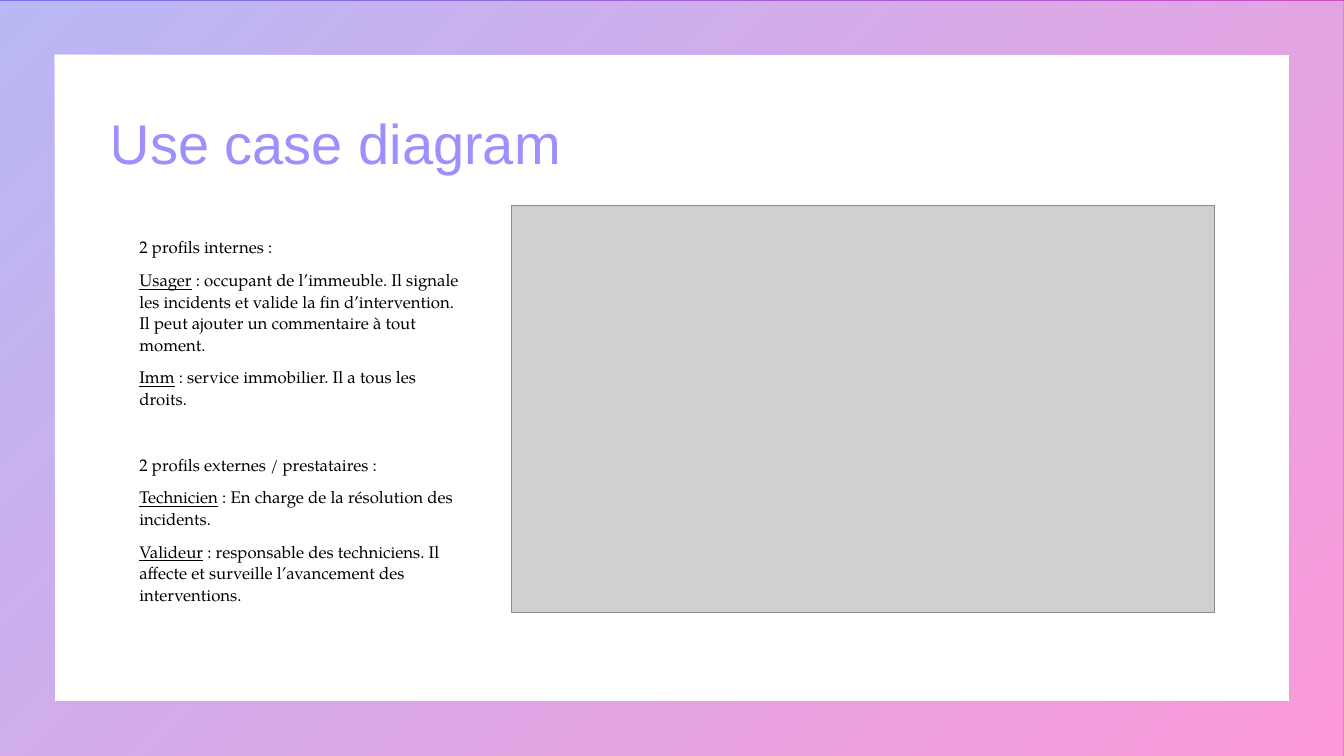
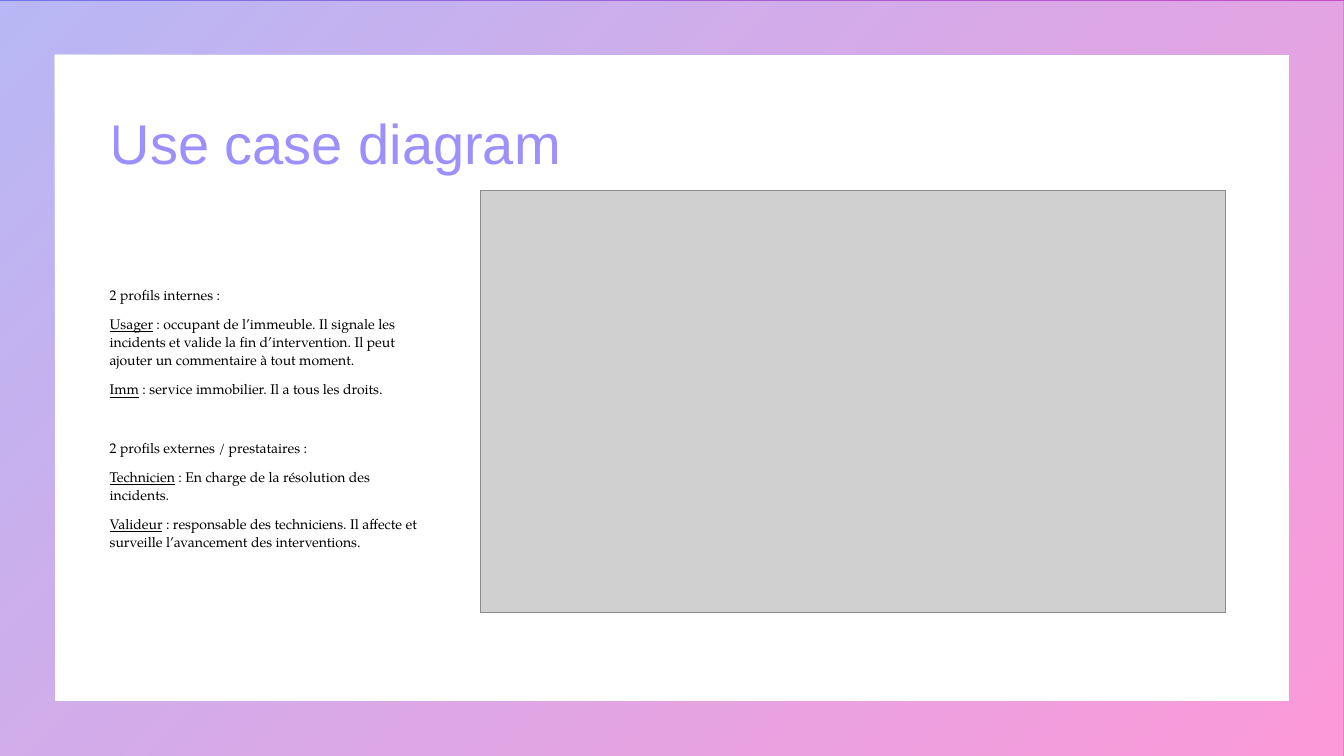
Before and after one commit to mapette/sos_immo_backend, a slide deck: slide 4 of doc/présentation V2.pptx. Drawn at 1344x756 pixels with LibreOffice and Linux fonts; fonts in the diff are those of the drawing; grey boxes stand for pictures. Boxes give left, top, right and bottom in pixels: in the first picture for what was removed or moved away, otherwise in the second. Text is boxed around its words. In the diff, an @@ line names an element or a change of style, - is before the commit and + after.

```diff
--- a/doc/présentation V2.pptx
+++ b/doc/présentation V2.pptx
@@ picture: place and size @@
-picture at box(511, 206, 1215, 613)
+picture at box(480, 191, 1226, 613)
@@ text "2 profils internes :": place and size @@
-text "2 profils internes :" at box(139, 240, 458, 602)
+text "2 profils internes :" at box(110, 290, 417, 548)
@@ text "2 profils internes :" at box(110, 290, 417, 548): size 12 to 10 pt @@
```
Also in this commit, not shown: 12 other slides changed, 3 slides added, 2 slides removed, 8 other files.
